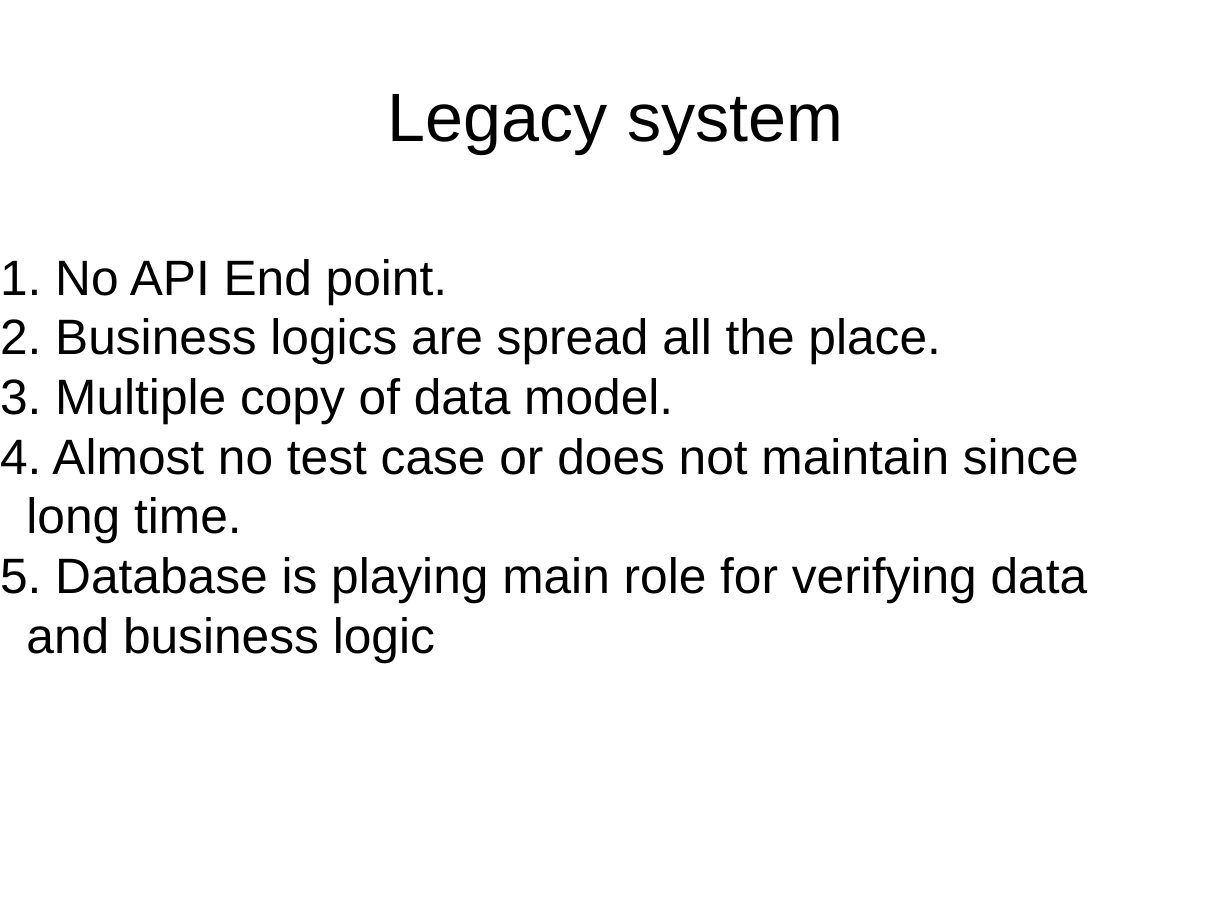
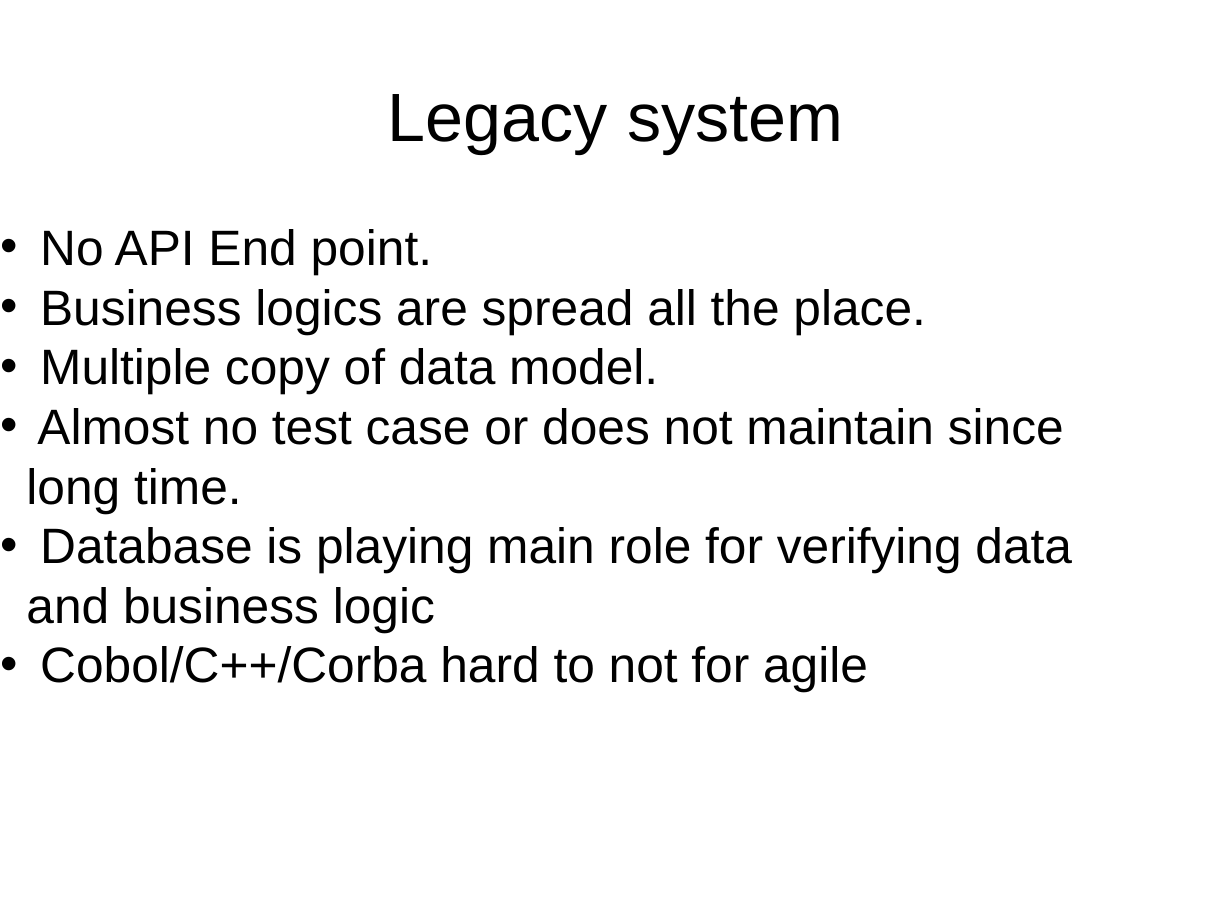
Before and after one commit to Mamun/prac, a slide deck: slide 4 of slide.odp (slide 3 before the commit). Drawn at 1232x924 pixels with LibreOffice and Linux fonts; fonts in the diff are those of the drawing; background and template pictures are left out. Boxes give left, top, right and bottom in pixels: in the first picture for what was removed or moved away, otherwise in the second. Text is boxed around its words. In the diff, an @@ line names an element or a change of style, - is before the commit and + after.

```diff
--- a/slide.odp
+++ b/slide.odp
@@ subtitle at box(26, 229, 1072, 632): bullet 1. to • @@
@@ subtitle at box(40, 646, 868, 692): paragraph added @@
+• Cobol/C++/Corba hard to not for agile
```
Also in this commit, not shown: 7 other slides changed, 5 slides added, 3 slides removed, 1 other file.
